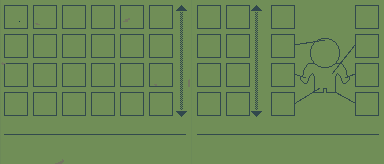
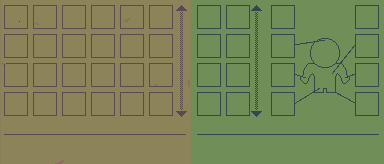
Two versions of the same layered image (384x164). Layer-by-layer changes:
showed "Layer 2" over [0, 0, 192, 164]
